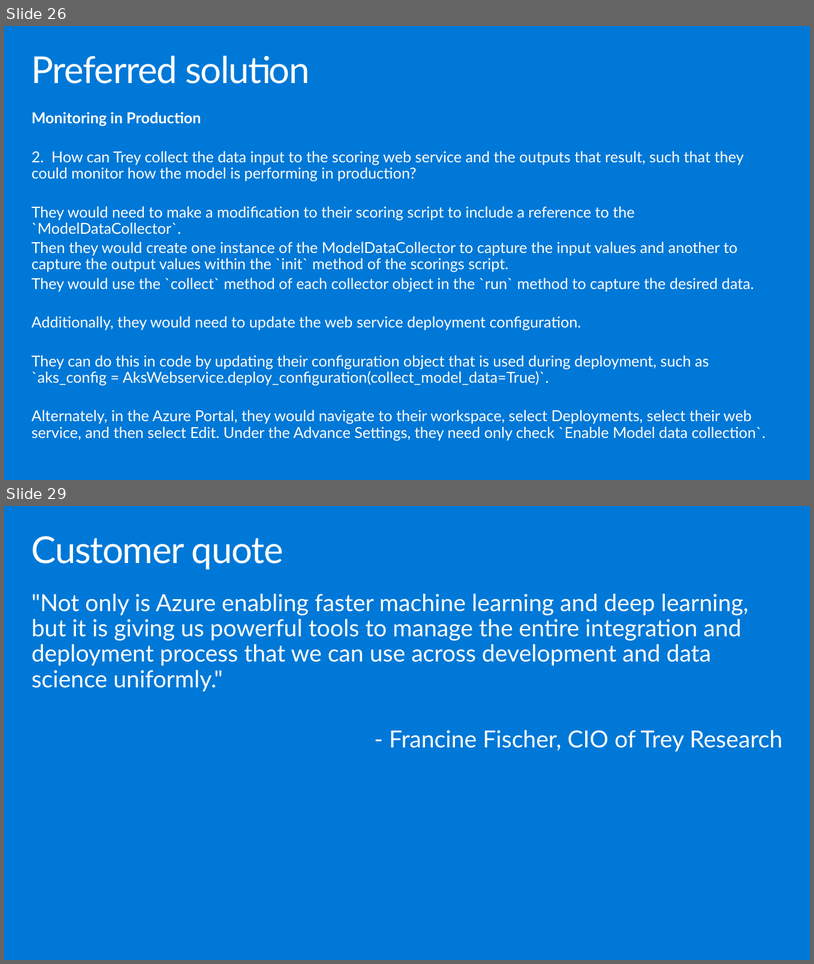
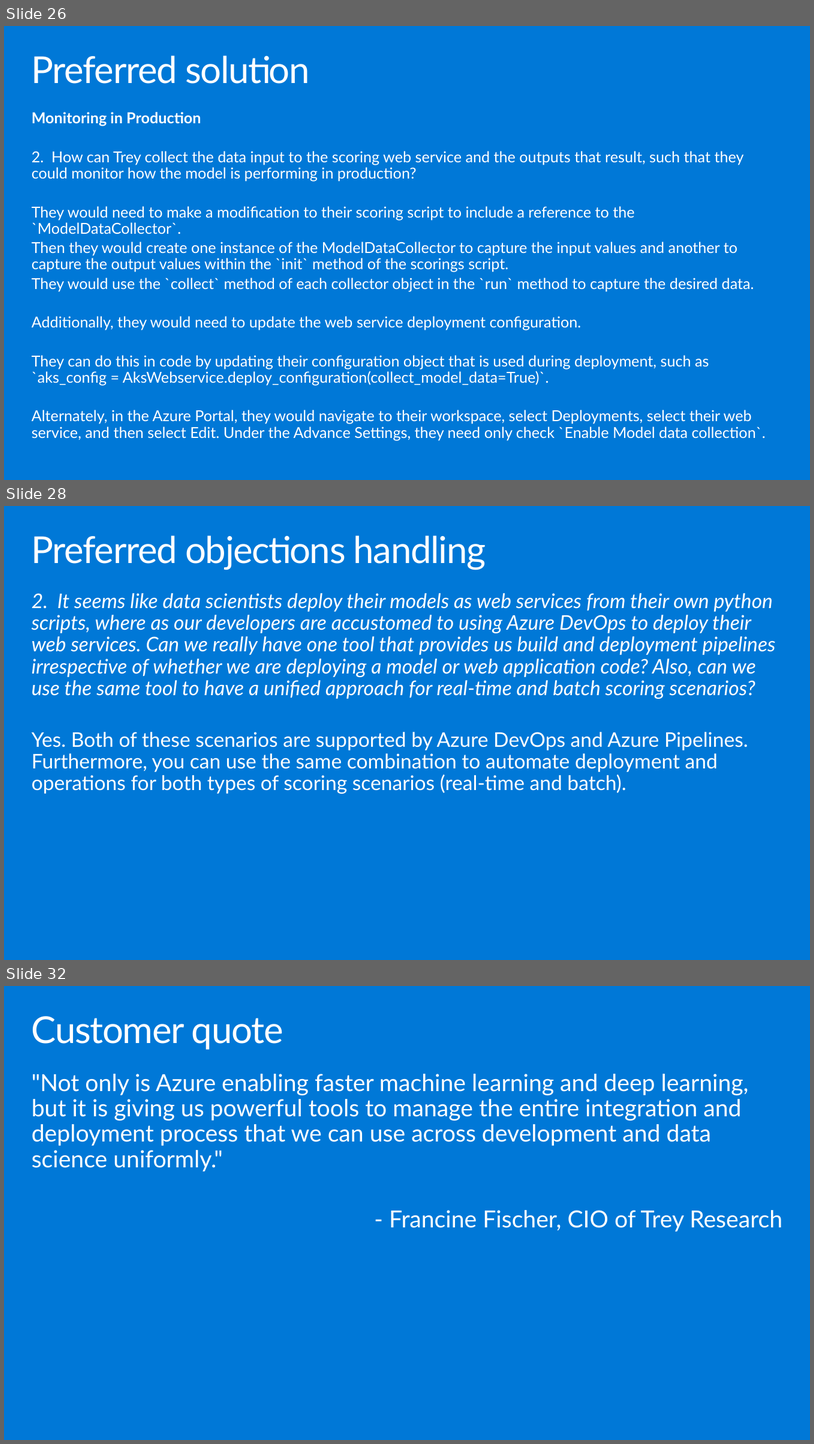
Before and after one commit to solliancenet/microsoft-partner-boot-camp, a slide deck: MCW-MLOps/Whiteboard design session/WDS trainer presentation - MLOps.pptx. Shown one above the other, each under a label of ours: slides 26 and 29 before the commit, slides 26, 28 and 32 after it; the slides between them are not shown. The pictures are 814x964 and 814x1444 pixels, drawn with LibreOffice and Linux fonts; fonts in the diff are those of the drawing. Boxes give left, top, right and bottom in pixels: in the first picture for what was removed or moved away, otherwise in the second. Text is boxed around its words. In the diff, an @@ line names an element or a change of style, - is before the commit and + after.

```diff
--- a/MCW-MLOps/Whiteboard design session/WDS trainer presentation - MLOps.pptx
+++ b/MCW-MLOps/Whiteboard design session/WDS trainer presentation - MLOps.pptx
@@ slide 28 added at [4,506,810,960], background #0078D7 @@
@@ title added at [32,535,486,570], 44.1 pt, text #FFFFFF @@
+Preferred objections handling
@@ text added at [32,593,776,793], 24 pt, text #FFFFFF, italic @@
+2. It seems like data scientists deploy their models as web services from their own python scripts, where as our developers are accustomed to using Azure DevOps to deploy their web services. Can we really have one tool that provides us build and deployment pipelines irrespective of whether we are deploying a model or web application code? Also, can we use the same tool to have a unified approach for real-time and batch scoring scenarios?
+Yes. Both of these scenarios are supported by Azure DevOps and Azure Pipelines. Furthermore, you can use the same combination to automate deployment and operations for both types of scoring scenarios (real-time and batch).
@@ what was slide 29 is now slide 32 @@
```
Also in this commit, not shown: 2 slides changed, 2 other slides added, 2 other files.
